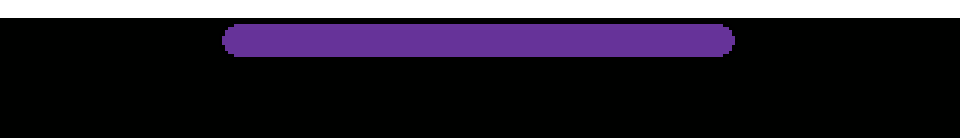
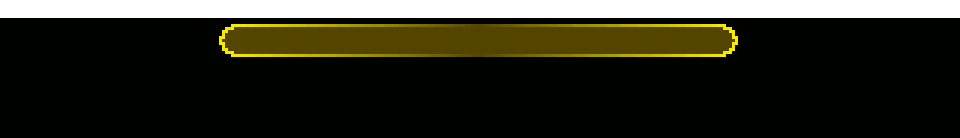
Layered file, before and after one edit (960px x 138px). Changes by layer:
added layer "border" above "bg" over [219, 24, 738, 57]
renamed "bottom_bg" to "bg", painted on it over [219, 24, 738, 57]
